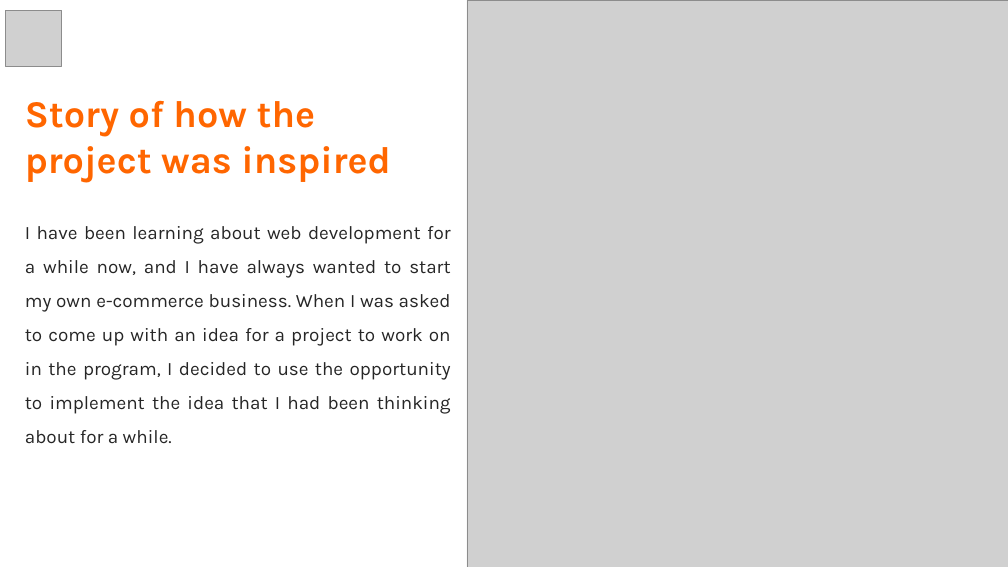
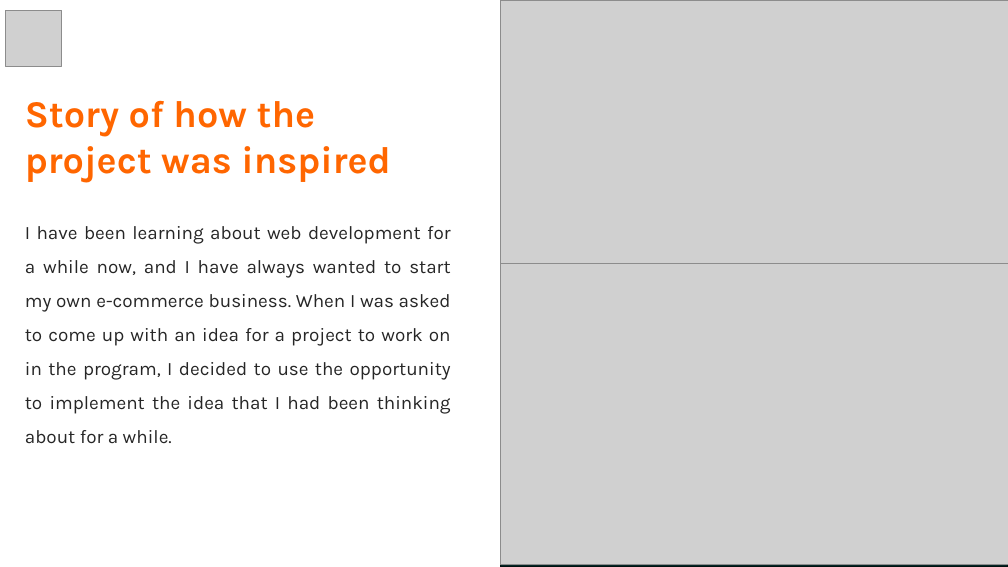
Before and after one commit to MahmoudEasa/Portfolio_E_Commerce, a slide deck: slide 3 of E-commerce_Presentation.pptx. Drawn at 1008x567 pixels with LibreOffice and Linux fonts; fonts in the diff are those of the drawing; grey boxes stand for pictures. Boxes give left, top, right and bottom in pixels: in the first picture for what was removed or moved away, otherwise in the second. Text is boxed around its words. In the diff, an @@ line names an element or a change of style, - is before the commit and + after.

```diff
--- a/E-commerce_Presentation.pptx
+++ b/E-commerce_Presentation.pptx
@@ picture removed at (467,0,1008,567) @@
@@ rectangle: place and size @@
-rectangle at (631,0,1008,567)
+rectangle at (501,0,1008,567)
@@ picture added at (501,0,1008,272) @@
@@ picture added at (501,264,1008,565) @@
```
Also in this commit, not shown: 7 other slides changed, 1 slide added, 2 slides removed.
